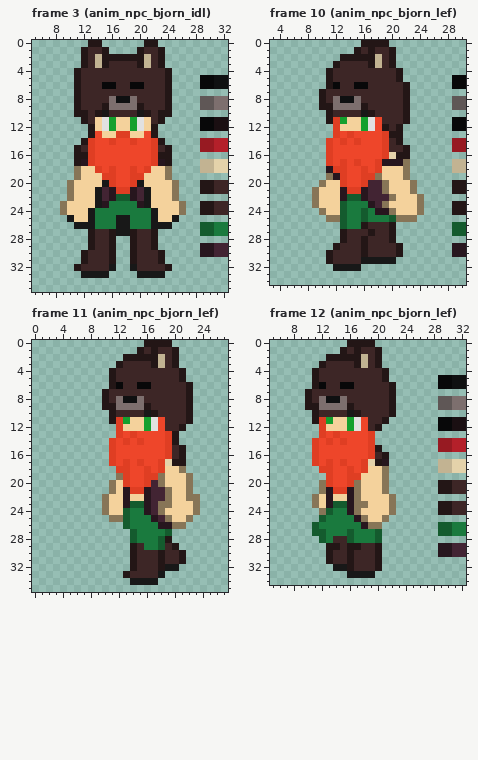
One commit to this pixel-art file: Assets/TCCHD2D/Art/Sprites/Chars/spr_npc_bjorn.ase. The picture above is the old version.
36x36 pixels, 28 frames. Colours within 5 levels of each other are drawn and written as one. Shown: frame 3 (anim_npc_bjorn_idl): x 5..32, y 0..35; frame 10 (anim_npc_bjorn_lef): x 3..30, y 0..34; frame 11 (anim_npc_bjorn_lef): x 0..27, y 0..35; frame 12 (anim_npc_bjorn_lef): x 5..32, y 0..34. The commit also changed other frames or places, which this record leaves out.
And afterwards:
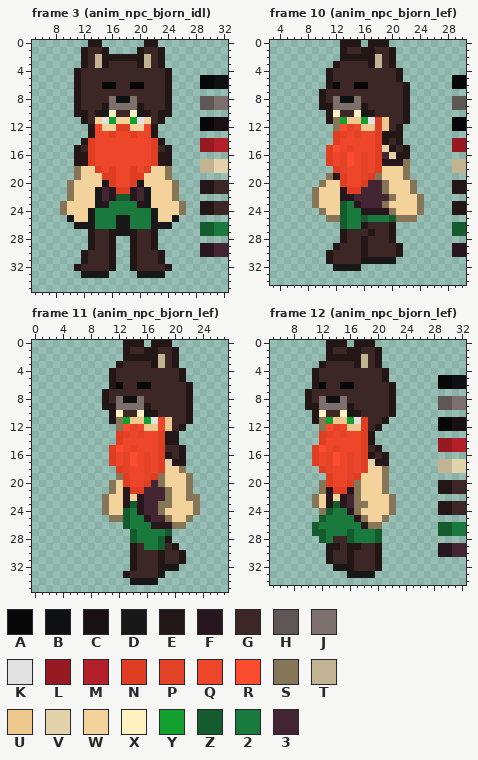
Palette (. is transparent): A #080809  B #0f1011  C #1a0f12  D #181818  E #231616  F #27161e  G #3d2626  H #5f5756  J #7d6f6e  K #e1e1e1  L #971a22  M #b4202a  N #df3e23  P #e54328  Q #ee462a  R #fb4c2f  S #877557  T #c2b392  U #eec88d  V #e4d2aa  W #f4d29c  X #fef3c0  Y #14a02e  Z #145b2e  2 #1a7a3e  3 #422433
Edits made:
Frame 3 (anim_npc_bjorn_idl), layers "Layer 1", "idleside":
y 10: x 16 G -> X; x 19 G -> X
y 12: x 14..21 WKYWWYKW -> QWWNNWWQ
y 13: x 15..20 WWNNWW -> QNQQNQ
y 14: x 16 N -> Q; x 19 N -> Q
Frame 10 (anim_npc_bjorn_lef), layer "idleside":
y 0: x 13..16 ...E -> EEE.
y 1: x 13..16 ..EG -> EGGE
y 10: x 12 G -> X; x 15 G -> X
y 11: x 12 N -> S; x 14..15 WW -> UU; x 18..19 QG -> NU
y 12: x 12..19 NWWWYKQE -> SRPQUUNU
y 13: x 13..15 QNQ -> PQP; x 18..19 QN -> NE
y 14: x 11..13 NQN -> .NQ; x 15 N -> Q; x 18..19 QN -> NE
y 15: x 12 Q -> R; x 14 Q -> P; x 18..20 QNG -> NVE
y 16: x 13..14 QQ -> PR; x 16 Q -> P; x 18..19 QN -> N3
y 17: x 13..16 NQNQ -> PRQP
y 18: x 11 F -> .; x 13 N -> P; x 16 N -> P
y 19: x 16 N -> P
y 21: x 16 F -> 3
y 22: x 14..16 ZZF -> F33
y 23: x 15..17 22F -> F33
y 24: x 16..17 Z2 -> FF
Frame 11 (anim_npc_bjorn_lef), layer "idleside":
y 0: x 13..16 ...E -> EEE.
y 1: x 13..16 ..EG -> EGGE
y 10: x 12 G -> X; x 15 G -> X
y 11: x 12 N -> S; x 14..15 WW -> UU; x 19 G -> U
y 12: x 12..17 NWWWYK -> SRPQUU; x 19 G -> U
y 13: x 13..15 QNQ -> PQP; x 18..19 QN -> NE
y 14: x 11..13 NQN -> .NQ; x 15 N -> Q; x 18..19 QN -> NE
y 15: x 12 Q -> R; x 14 Q -> P; x 18..19 QN -> NG
y 16: x 13..14 QQ -> PR; x 16 Q -> P; x 18..19 QN -> NE
y 17: x 13..16 NQNQ -> PRQP
y 18: x 13 N -> P; x 16 N -> P
y 19: x 16 N -> P
y 21: x 16 F -> 3
y 22: x 15..16 WF -> F3
y 23: x 15..16 ZF -> F3
y 24: x 15..16 2F -> F3
y 25: x 16..17 2F -> F3
y 26: x 17 2 -> F
Frame 12 (anim_npc_bjorn_lef), layer "idleside":
y 0: x 13..16 ...E -> EEE.
y 1: x 13..16 ..EG -> EGGE
y 10: x 12 G -> X; x 15 G -> X
y 11: x 12 N -> S; x 14..15 WW -> UU; x 18 Q -> N
y 12: x 12..18 NWWWYKQ -> SRPQUUN
y 13: x 13..15 QNQ -> PQP; x 18..19 QN -> NE
y 14: x 11..13 NQN -> .NQ; x 15 N -> Q; x 18..19 QN -> NE
y 15: x 12 Q -> R; x 14 Q -> P; x 18..19 QN -> NG
y 16: x 13..14 QQ -> PR; x 16 Q -> P; x 18..19 QN -> NE
y 17: x 13..16 NQNQ -> PRQP
y 18: x 13 N -> P; x 16 N -> P
y 19: x 16 N -> P
y 22: x 15..16 WF -> F3
y 23: x 15..16 ZF -> F3
Boxes around the changes in both pictures, in picture pixels (x1, y1, x2, y2):
changed: (95, 110, 151, 145)
changed: (340, 40, 368, 54)
changed: (326, 110, 396, 215)
changed: (123, 340, 151, 354)
changed: (109, 410, 172, 529)
changed: (326, 340, 354, 354)
changed: (312, 410, 375, 508)
